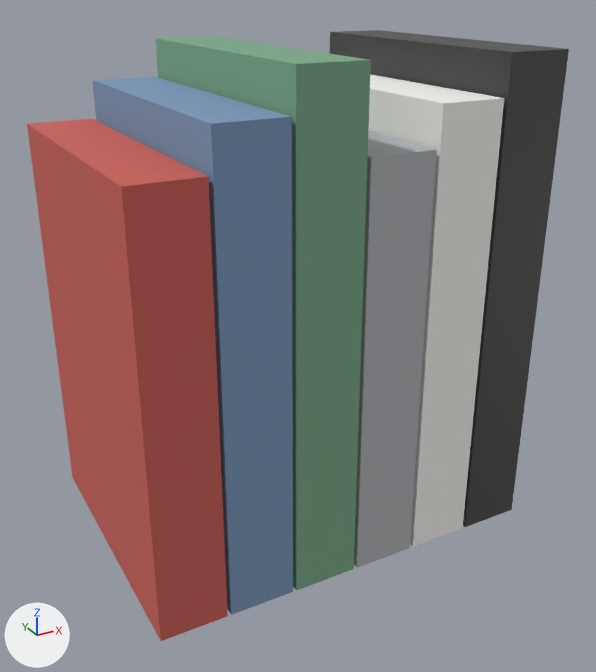
An edit to the glTF model modules/assets/internal/models/home/home.soft.books.glb, drawn before and after from the same camera.
Camera for both pictures: a camera (50 mm lens) standing at (-0.196, -0.378, 0.293) and looking at (0.005, -0.012, 0.109). Lighting does not change. The marker at lower left points along +X, +Y and +Z. The first picture is the older version.

The scene before the commit, as lines of its bpy script (objects in view):
```python
ob_main__fabric_blue = bpy.data.objects.new('main__fabric_blue', me_main__fabric_blue)
ob_main__fabric_blue.location = (0.0, 0.0, 0.0)
ob_main__fabric_green = bpy.data.objects.new('main__fabric_green', me_main__fabric_green)
ob_main__fabric_green.location = (0.0, 0.0, 0.0)
ob_main__fabric_grey = bpy.data.objects.new('main__fabric_grey', me_main__fabric_grey)
ob_main__fabric_grey.location = (0.0, 0.0, 0.0)
ob_main__fabric_red = bpy.data.objects.new('main__fabric_red', me_main__fabric_red)
ob_main__fabric_red.location = (0.0, 0.0, 0.0)
ob_main__leather_black = bpy.data.objects.new('main__leather_black', me_main__leather_black)
ob_main__leather_black.location = (0.0, 0.0, 0.0)
# also in view: 'main__fabric_white' at (0.058, 0.0, 0.12)
```
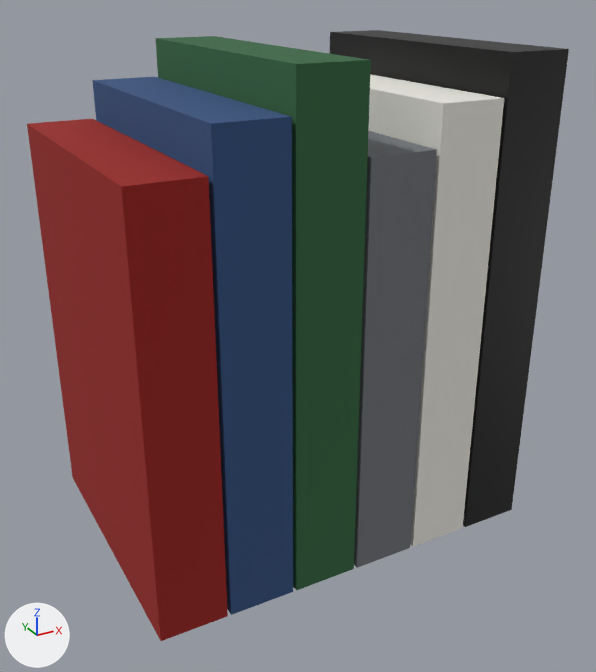
Location of each change, (x1, y1, x2, y2) in pixels of the pictures (596 x 672 px):
'main__fabric_red', recoloured (darker)
    both: (27, 119, 228, 641)
'main__fabric_blue', recoloured (darker)
    both: (92, 77, 293, 615)
'main__fabric_green', recoloured (green to dark green)
    both: (156, 36, 371, 590)
'main__fabric_grey', recoloured (darker)
    both: (354, 131, 437, 568)

Patch to the scene script:
```diff
--- a/modules/assets/internal/models/home/home.soft.books.glb.py
+++ b/modules/assets/internal/models/home/home.soft.books.glb.py
@@ mat_fabric_blue @@
 mat_fabric_blue = principled_material('fabric_blue')
-mat_fabric_blue.base_color = (0.2, 0.32, 0.5)  # blue #7c99bc
+mat_fabric_blue.base_color = (0.0331, 0.0835, 0.214)  # blue #33527f
 mat_fabric_blue.roughness = 0.95
@@ mat_fabric_green @@
 mat_fabric_green = principled_material('fabric_green')
-mat_fabric_green.base_color = (0.2, 0.4, 0.25)  # green #7caa89
+mat_fabric_green.base_color = (0.0331, 0.133, 0.0509)  # dark green #336640
 mat_fabric_green.roughness = 0.95
@@ mat_fabric_grey @@
 mat_fabric_grey = principled_material('fabric_grey')
-mat_fabric_grey.base_color = (0.45, 0.46, 0.48)  # grey #b3b5b8
+mat_fabric_grey.base_color = (0.171, 0.179, 0.196)  # grey #73757a
 mat_fabric_grey.roughness = 0.95
@@ mat_fabric_red @@
 mat_fabric_red = principled_material('fabric_red')
-mat_fabric_red.base_color = (0.6, 0.12, 0.1)  # red #cb6159
+mat_fabric_red.base_color = (0.319, 0.0134, 0.01)  # red #991f19
 mat_fabric_red.roughness = 0.95
```
